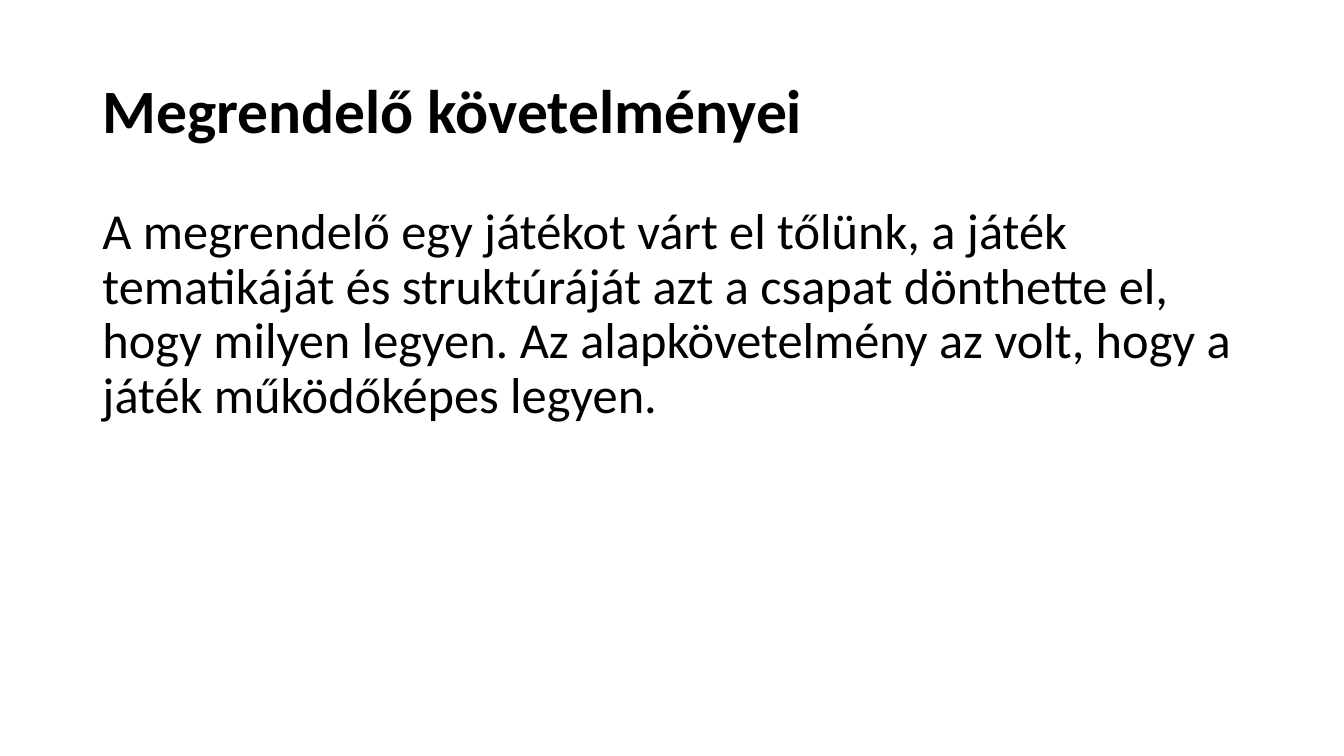
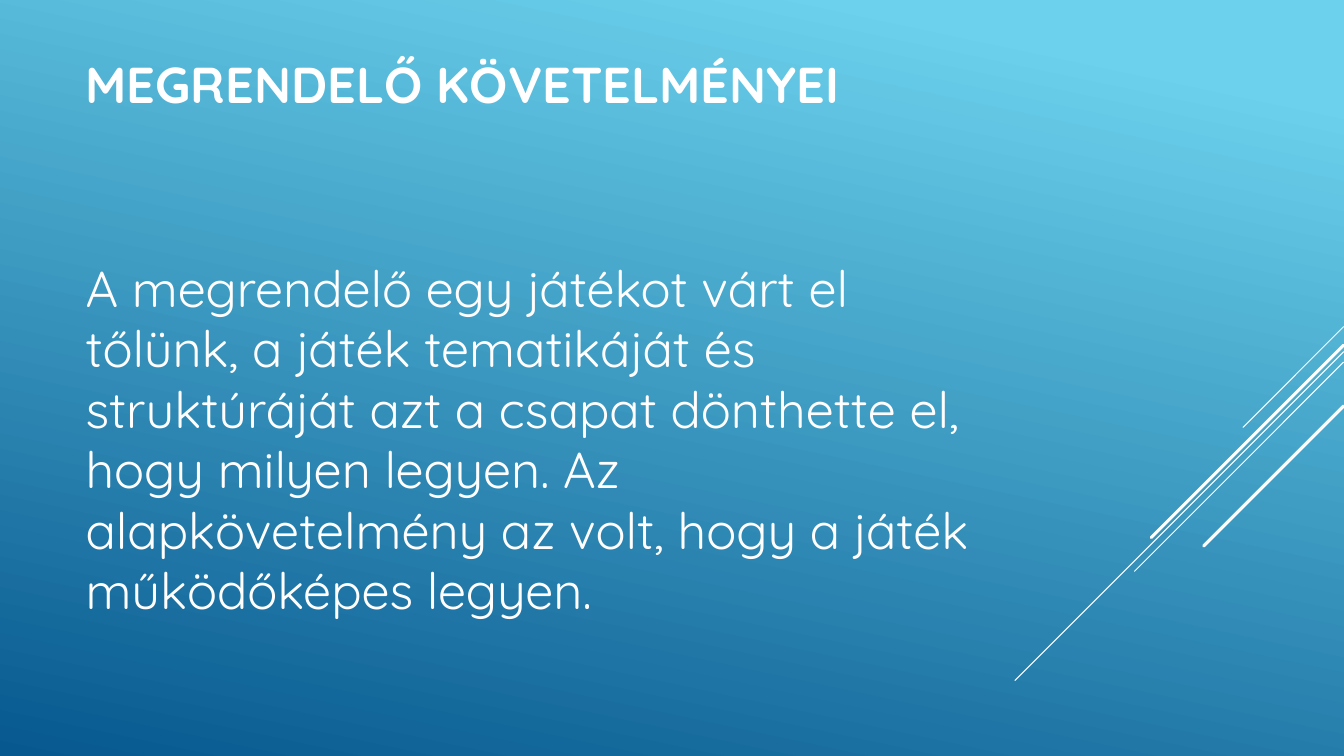
Before and after one commit to Bencee130/Quiz, a slide deck: slide 2 of Quiz bemutató.pptx. Drawn at 1344x756 pixels with LibreOffice and Linux fonts; fonts in the diff are those of the drawing. Boxes give left, top, right and bottom in pixels: in the first picture for what was removed or moved away, otherwise in the second. Text is boxed around its words. In the diff, an @@ line names an element or a change of style, - is before the commit and + after.

```diff
--- a/Quiz bemutató.pptx
+++ b/Quiz bemutató.pptx
@@ background #FFFFFF to gradient #6ED2EB to #06588E @@
@@ title at [86, 56, 840, 104]: text changed; size 44 to 36 pt; font Calibri to Quicksand; text colour #000000 to #FFFFFF @@
-Megrendelő követelményei
+MEGRENDELŐ KÖVETELMÉNYEI
@@ text "A megrendelő egy játékot várt ...": place and size @@
-text "A megrendelő egy játékot várt ..." at [102, 214, 1231, 422]
+text "A megrendelő egy játékot várt ..." at [86, 269, 968, 619]
@@ text "A megrendelő egy játékot várt ..." at [86, 269, 968, 619]: font Calibri to Quicksand, text colour #000000 to #FFFFFF; line spacing 0.9 to 1; more space between paragraphs; vertical alignment top to middle @@
@@ group added at [1015, 327, 1344, 681]: 5 lines @@
```
Also in this commit, not shown: 11 other slides changed, 1 other file.
